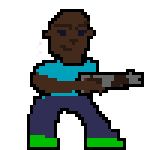
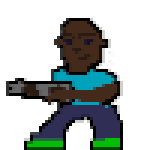
Comparing the layer stacks of the two (150, 150) images. Changes:
added layer "duck-l" above "duck" over [6,18,123,150]
hid "base-l", painted on it over [6,9,144,150]
